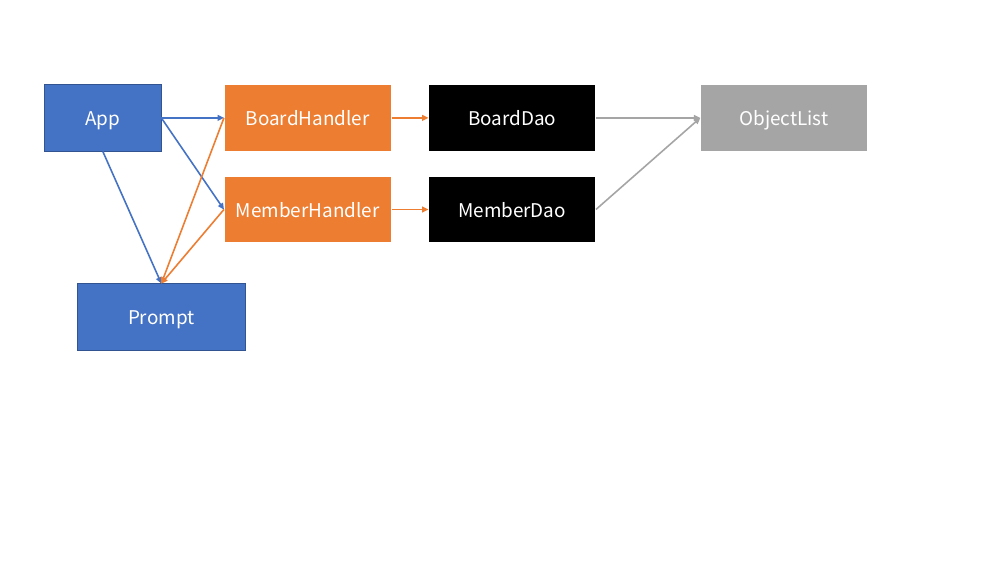
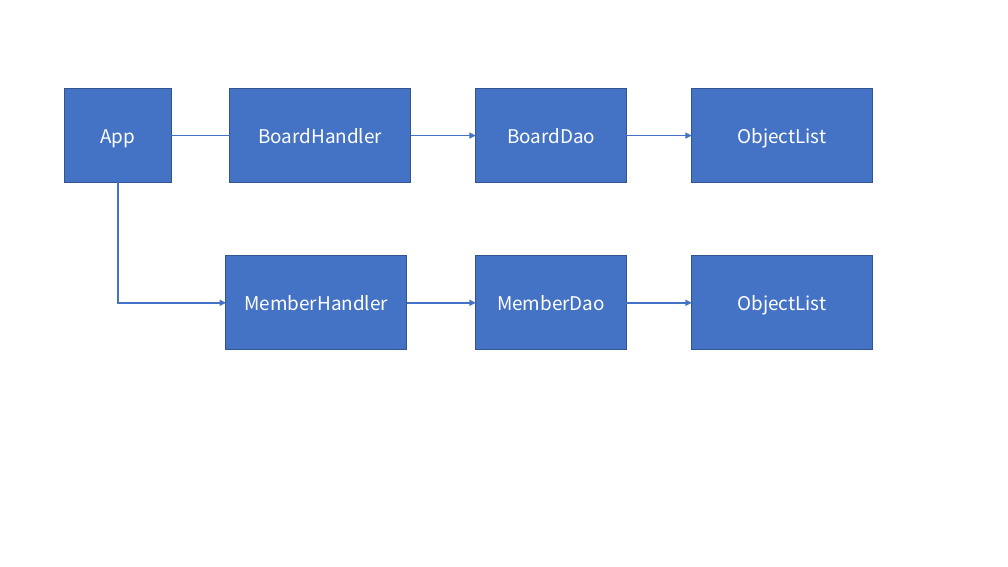
Before and after one commit to Dingadung/2022-study-workspace, a slide deck: slide 2 of study-note/자바/2022-08-02 내용정리 .pptx (slide 10 before the commit). Drawn at 1008x567 pixels with LibreOffice and Linux fonts; fonts in the diff are those of the drawing. Boxes give left, top, right and bottom in pixels: in the first picture for what was removed or moved away, otherwise in the second. Text is boxed around its words. In the diff, an @@ line names an element or a change of style, - is before the commit and + after.

```diff
--- a/study-note/자바/2022-08-02 내용정리 .pptx
+++ b/study-note/자바/2022-08-02 내용정리 .pptx
@@ rectangle "App": place and size @@
-rectangle "App" at box(45, 85, 162, 152)
+rectangle "App" at box(64, 88, 171, 182)
@@ rectangle "BoardHandler": place and size @@
-rectangle "BoardHandler" at box(224, 85, 392, 152)
+rectangle "BoardHandler" at box(230, 88, 411, 182)
@@ rectangle "BoardHandler" at box(230, 88, 411, 182): fill #ED7D31 to #4472C4; outline #FFFFFF 1.5 pt to #325491 1 pt @@
@@ rectangle "BoardDao": place and size @@
-rectangle "BoardDao" at box(429, 85, 597, 152)
+rectangle "BoardDao" at box(476, 88, 626, 182)
@@ rectangle "BoardDao" at box(476, 88, 626, 182): fill #000000 to #4472C4; outline #FFFFFF 1.5 pt to #325491 1 pt @@
@@ rectangle "ObjectList": place and size @@
-rectangle "ObjectList" at box(700, 85, 868, 152)
+rectangle "ObjectList" at box(692, 88, 873, 182)
@@ rectangle "ObjectList" at box(692, 88, 873, 182): fill #A5A5A5 to #4472C4; outline #FFFFFF 1.5 pt to #325491 1 pt @@
@@ arrow removed from (161, 118) to (224, 209) @@
@@ arrow removed from (224, 118) to (161, 284) @@
@@ arrow removed from (596, 209) to (700, 118) @@
@@ arrow moved from (161, 118) - (224, 118) to (171, 135) - (255, 135) @@
@@ arrow moved from (392, 118) - (429, 118) to (411, 135) - (476, 135) @@
@@ arrow (411, 135) - (476, 135): stroke #ED7D31 1.5 pt to #4472C4 1.5 pt @@
@@ arrow moved from (596, 118) - (700, 118) to (627, 135) - (692, 135) @@
@@ arrow (627, 135) - (692, 135): stroke #A5A5A5 1.5 pt to #4472C4 1.5 pt @@
@@ arrow removed from (103, 151) to (161, 284) @@
@@ elbow arrow added from (118, 182) to (226, 303), #4472C4 1.5 pt @@
@@ arrow removed from (224, 209) to (161, 284) @@
@@ arrow removed from (392, 209) to (429, 209) @@
@@ rectangle "MemberHandler" at box(226, 256, 407, 350): fill #ED7D31 to #4472C4; outline #FFFFFF 1.5 pt to #325491 1 pt @@
@@ rectangle "MemberHandler": place and size @@
-rectangle "MemberHandler" at box(224, 176, 392, 243)
+rectangle "MemberHandler" at box(226, 256, 407, 350)
@@ rectangle "MemberDao" at box(476, 256, 626, 350): fill #000000 to #4472C4; outline #FFFFFF 1.5 pt to #325491 1 pt @@
@@ rectangle "MemberDao": place and size @@
-rectangle "MemberDao" at box(429, 176, 597, 243)
+rectangle "MemberDao" at box(476, 256, 626, 350)
@@ rectangle added at box(692, 256, 873, 350), fill #4472C4, outline #325491 1 pt, 18 pt, text #FFFFFF @@
+ObjectList
@@ rectangle removed at box(78, 284, 246, 351) @@
-Prompt
@@ arrow added from (407, 303) to (476, 303), #4472C4 1.5 pt @@
@@ arrow added from (627, 303) to (692, 303), #4472C4 1.5 pt @@
```
Also in this commit, not shown: 1 other slide changed, 10 slides added, 8 slides removed, 7 other files.
